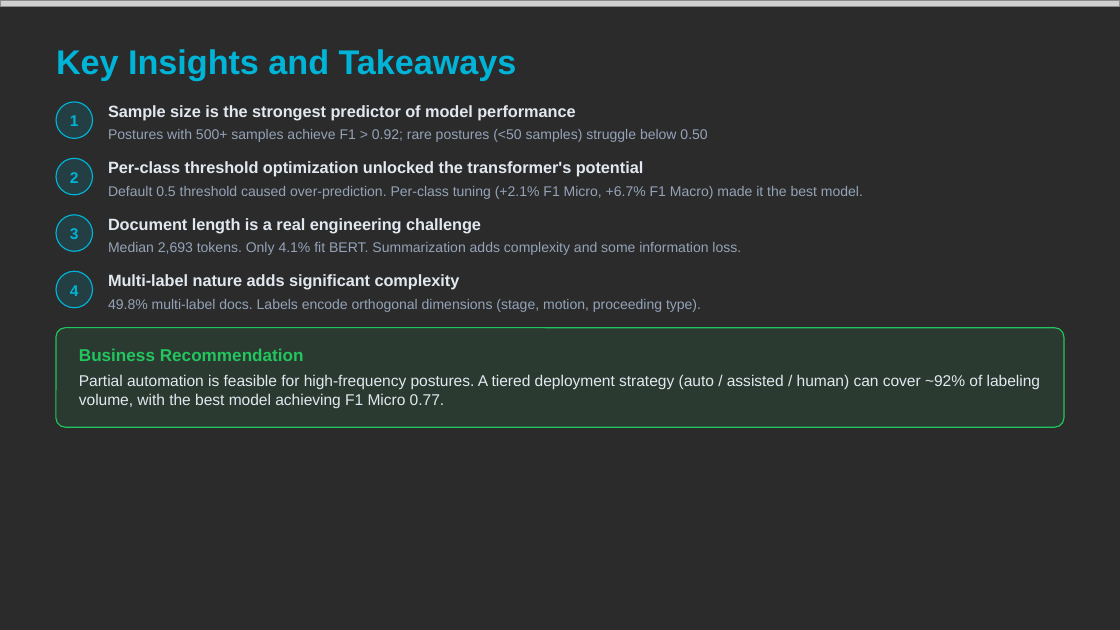
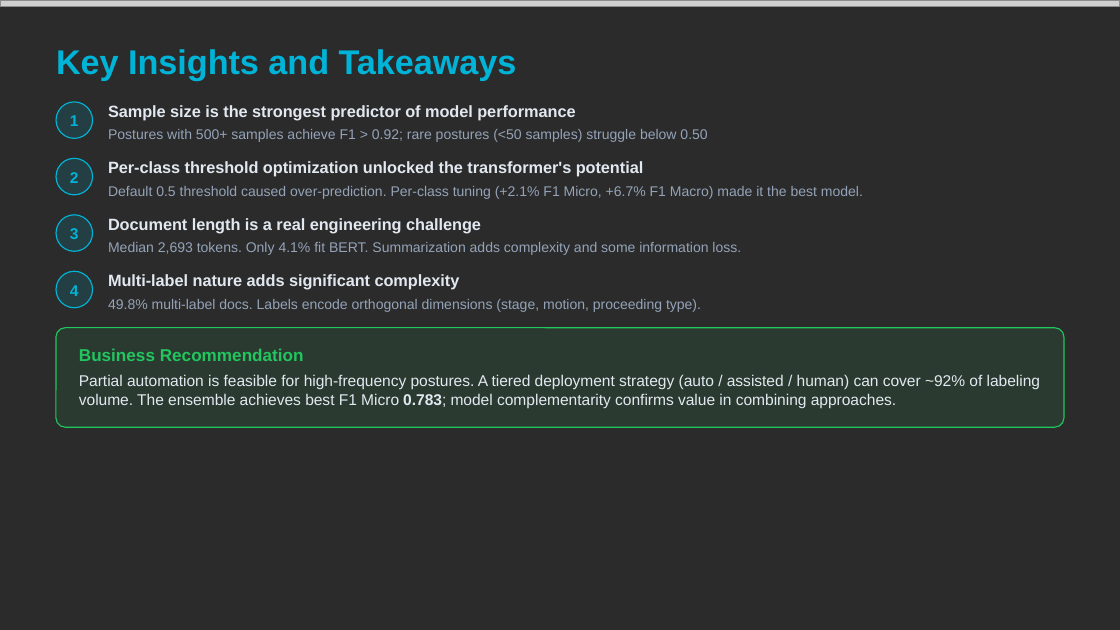
Before and after one commit to aledba/tr_challenge, a slide deck: slide 23 of outputs/TR_Interview_Presentation.pptx (slide 18 before the commit). Drawn at 1120x630 pixels with LibreOffice and Linux fonts; fonts in the diff are those of the drawing; grey boxes stand for pictures; background and template pictures are left out; a plain dark background stands for a picture behind light text. Boxes give left, top, right and bottom in pixels: in the first picture for what was removed or moved away, otherwise in the second. Text is boxed around its words. In the diff, an @@ line names an element or a change of style, - is before the commit and + after.

```diff
--- a/outputs/TR_Interview_Presentation.pptx
+++ b/outputs/TR_Interview_Presentation.pptx
@@ text at (79, 374, 1040, 408): text changed @@
-Partial automation is feasible for high-frequency postures. A tiered deployment strategy (auto / assisted / human) can cover ~92% of labeling volume, with the best model achieving F1 Micro 0.77.
+Partial automation is feasible for high-frequency postures. A tiered deployment strategy (auto / assisted / human) can cover ~92% of labeling volume. The ensemble achieves best F1 Micro 0.783; model complementarity confirms value in combining approaches.
```
Also in this commit, not shown: 3 other slides changed, 5 slides added, 17 other files.
